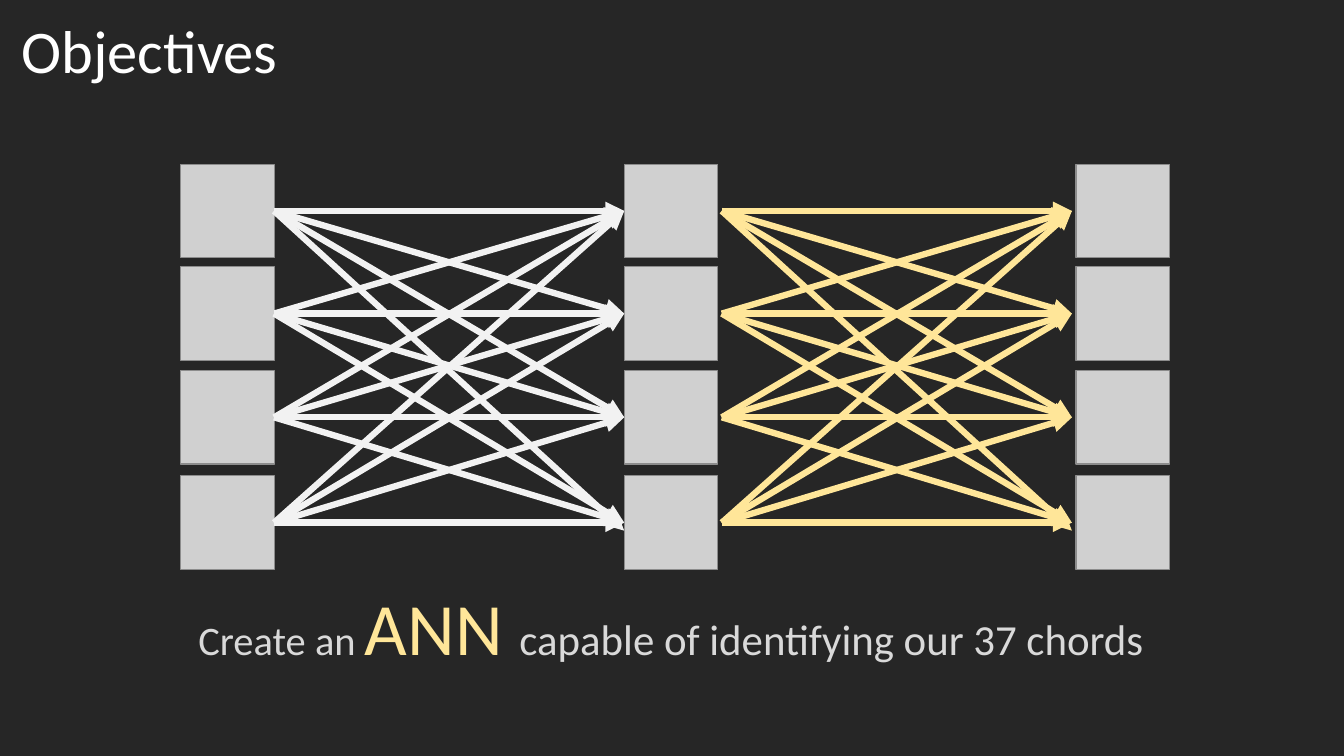
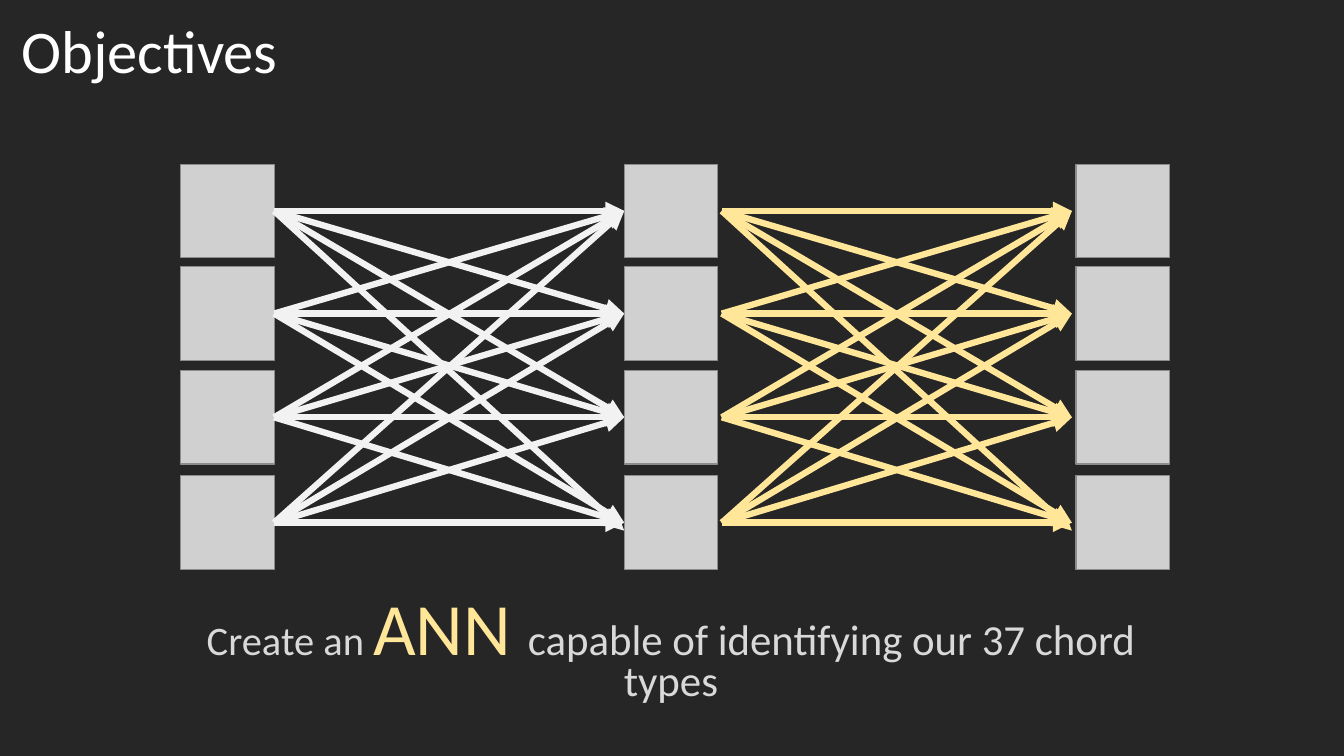
Before and after one commit to visaural/R2_B09_Chord_Identification, a slide deck: slide 33 of presentations/6/q3_brain_blast/R3-A09 Brain Blast PPT 3.1.pptx. Drawn at 1344x756 pixels with LibreOffice and Linux fonts; fonts in the diff are those of the drawing; grey boxes stand for pictures. Boxes give left, top, right and bottom in pixels: in the first picture for what was removed or moved away, otherwise in the second. Text is boxed around its words. In the diff, an @@ line names an element or a change of style, - is before the commit and + after.

```diff
--- a/presentations/6/q3_brain_blast/R3-A09 Brain Blast PPT 3.1.pptx
+++ b/presentations/6/q3_brain_blast/R3-A09 Brain Blast PPT 3.1.pptx
@@ subtitle at [207,607,1135,703]: text changed @@
-Create an ANN capable of identifying our 37 chords
+Create an ANN capable of identifying our 37 chord types
```
Also in this commit, not shown: 3 other slides changed, 1 other file.
